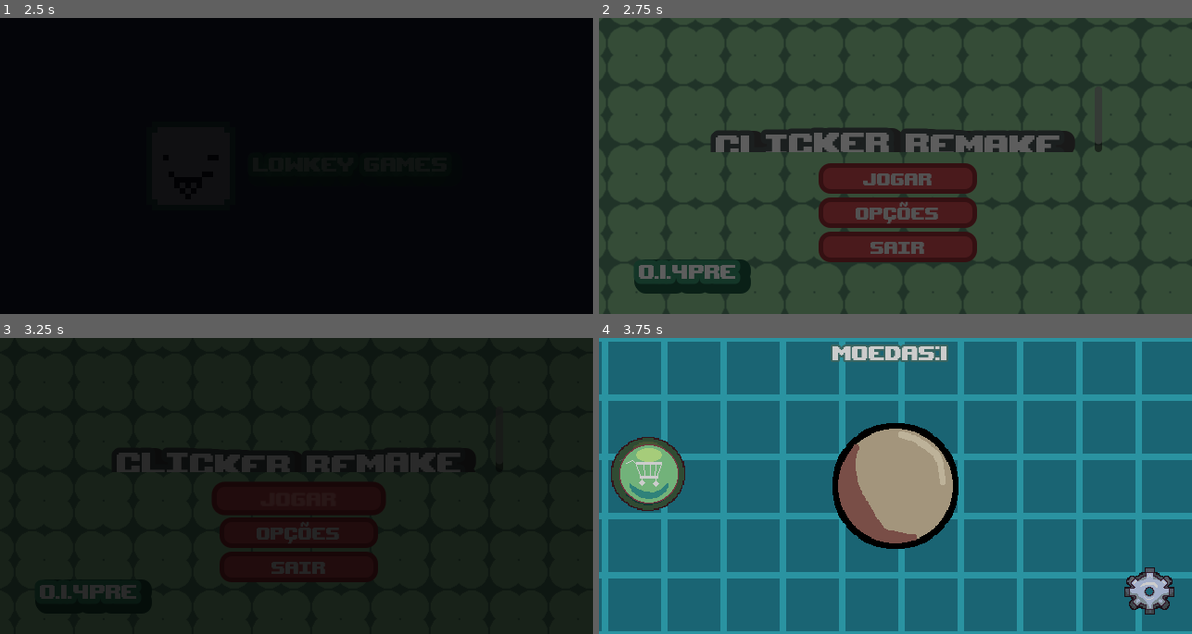
Above: before the commit, frames 1-4 (two rows, left to right).
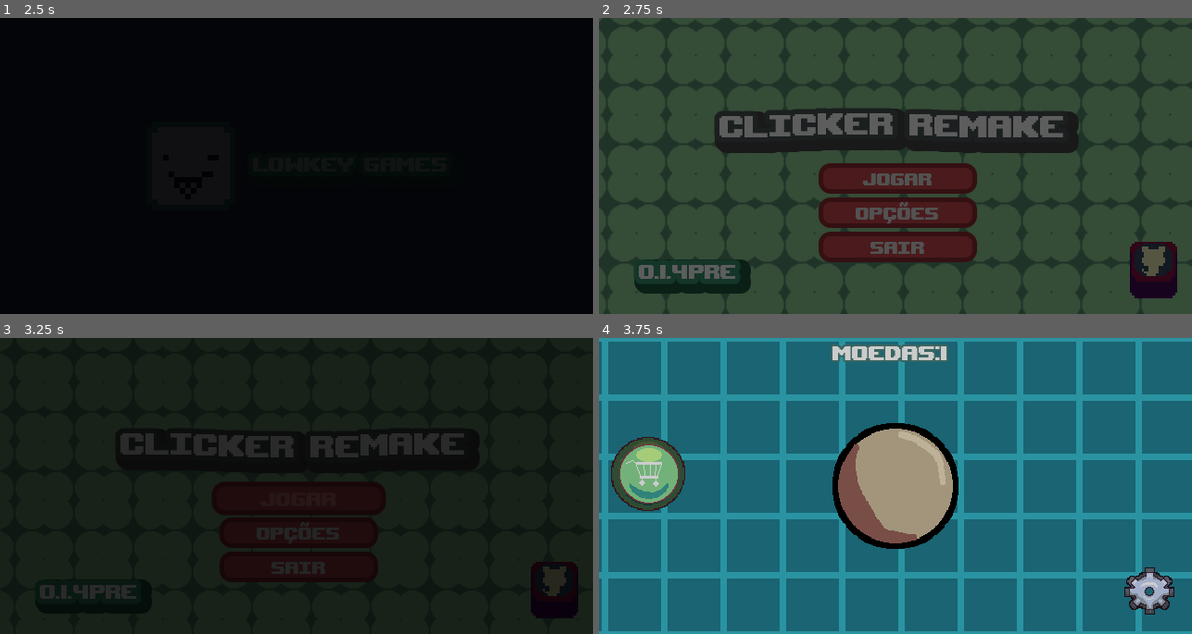
Above: after the commit, the same moments.

Repository: NormyNaoExiste/clicker-remake
Game: Godot game, scene res://Cenas/splash_screen.tscn
The game is run twice, just before and just after one commit, with the same random seed, the same clock (stepped at 60 frames per second) and the same inputs.
Inputs (mouse positions are in pixels of both pictures, inside the frame that each line leads up to):
- Up to frame 1 (2.5 s): move the mouse to (426, 151) at 0.52 s; tap Enter at 1.25 s; move the mouse to (177, 180) at 1.27 s; tap Space at 2 s; move the mouse to (355, 100) at 2.02 s
- Up to frame 2 (2.75 s): no input
- Up to frame 3 (3.25 s): click "Jogar" at 2.75 s
- Up to frame 4 (3.75 s): click (895, 486) at 3.5 s

Frame 1 is identical in both runs. In frame 2, 8.1% of the frame differs, in the area x 18-98%, y 30-95%; in frame 3, 3.6%; in frame 4, nothing differs.

Commit message:
Menu funcionando

Diff:
--- a/Cenas/jogo.tscn
+++ b/Cenas/jogo.tscn
@@ -499,7 +499,7 @@
 anchor_right = 0.851
 anchor_bottom = 0.16000001
 offset_left = -0.00399971
-offset_top = 0.012001038
+offset_top = -16.987999
 offset_right = 0.011993408
 offset_bottom = -0.040002823
 theme_override_colors/font_outline_color = Color(0.2509804, 0.3882353, 0.5137255, 1)
--- a/Cenas/menu_principal.tscn
+++ b/Cenas/menu_principal.tscn
@@ -8,6 +8,8 @@
 [ext_resource type="LabelSettings" uid="uid://b3x0f4nps7pdm" path="res://Recursos/Titulo.tres" id="4_qb56n"]
 [ext_resource type="PackedScene" uid="uid://c1d21pv3a3lxf" path="res://Cenas/fade.tscn" id="7_6c1me"]
 [ext_resource type="PackedScene" uid="uid://vpqxm3utcwty" path="res://Cenas/options.tscn" id="8_qb56n"]
+[ext_resource type="Texture2D" uid="uid://u40a7vcysv8r" path="res://Assets/github_button.png" id="9_20nhh"]
+[ext_resource type="Texture2D" uid="uid://tfx6axn5wfkp" path="res://Assets/github_button_pressed.png" id="10_hb70r"]
 
 [sub_resource type="ShaderMaterial" id="ShaderMaterial_7f1x0"]
 shader = ExtResource("1_xc8du")
@@ -64,9 +66,9 @@
 layout_mode = 1
 anchors_preset = -1
 anchor_left = 0.14406252
-anchor_top = 0.23112503
+anchor_top = 0.16550002
 anchor_right = 0.848375
-anchor_bottom = 0.45312506
+anchor_bottom = 0.47812504
 offset_left = -0.2000122
 offset_top = 0.0399971
 offset_right = 0.039978027
@@ -176,5 +178,17 @@
 text = "resumir"
 metadata/_edit_use_anchors_ = true
 
+[node name="TouchScreenButton" type="TouchScreenButton" parent="." unique_id=372900985]
+texture_filter = 1
+position = Vector2(557, 227)
+scale = Vector2(2.59375, 2.9062495)
+texture_normal = ExtResource("9_20nhh")
+texture_pressed = ExtResource("10_hb70r")
+
+[node name="Timer" type="Timer" parent="TouchScreenButton" unique_id=522058032]
+wait_time = 0.5
+
 [connection signal="pressed" from="VBoxContainer/Quit" to="." method="_on_quit_pressed"]
 [connection signal="pressed" from="Options/OptionsExit" to="." method="_on_options_exit_pressed"]
+[connection signal="pressed" from="TouchScreenButton" to="." method="_on_touch_screen_button_pressed"]
+[connection signal="timeout" from="TouchScreenButton/Timer" to="." method="_on_timer_timeout"]
--- a/Scripts/Principal/MenuPrincipal.gd
+++ b/Scripts/Principal/MenuPrincipal.gd
@@ -2,6 +2,8 @@
 
 @onready var fadeAnim: AnimationPlayer = $Fade/AnimationPlayer
 @onready var timer: Timer = $Fade/Timer
+
+@onready var timer_botao: Timer = $TouchScreenButton/Timer
 
 
 @onready var options: Control = $Options
@@ -11,6 +13,8 @@
 @onready var options_button: Button = $VBoxContainer/Options
 
 var opt:bool = false
+
+var cancelar_link = false
 
 func _ready() -> void:
 	fadeAnim.play("fade_out")
@@ -46,3 +50,16 @@
 	fadeAnim.play("fade_in")
 	await fadeAnim.animation_finished
 	get_tree().quit()
+
+
+func _on_touch_screen_button_pressed() -> void:
+	timer_botao.start()
+	cancelar_link = true
+
+
+
+func _on_timer_timeout() -> void:
+	if not cancelar_link:
+		OS.shell_open("https://github.com/NormyNaoExiste/clicker-remake")
+		timer_botao.stop()
+	cancelar_link = false
--- a/project.godot
+++ b/project.godot
@@ -14,7 +14,7 @@
 config/description="Um jogo de clicks"
 config/version="0.1.1"
 run/main_scene="uid://p6tk8vt0xo5u"
-config/features=PackedStringArray("4.6", "Mobile")
+config/features=PackedStringArray("4.7", "Mobile")
 boot_splash/show_image=false
 boot_splash/use_filter=false
 config/icon="uid://dy6n38ow8k12m"
@@ -42,6 +42,10 @@
 ]
 }
 
+[input_devices]
+
+pointing/emulate_touch_from_mouse=true
+
 [physics]
 
 3d/physics_engine="Jolt Physics"
Binary file added: Assets/github_button.png
Not shown, added: Assets/github_button.png.import
Binary file added: Assets/github_button_pressed.png
Not shown, added: Assets/github_button_pressed.png.import
